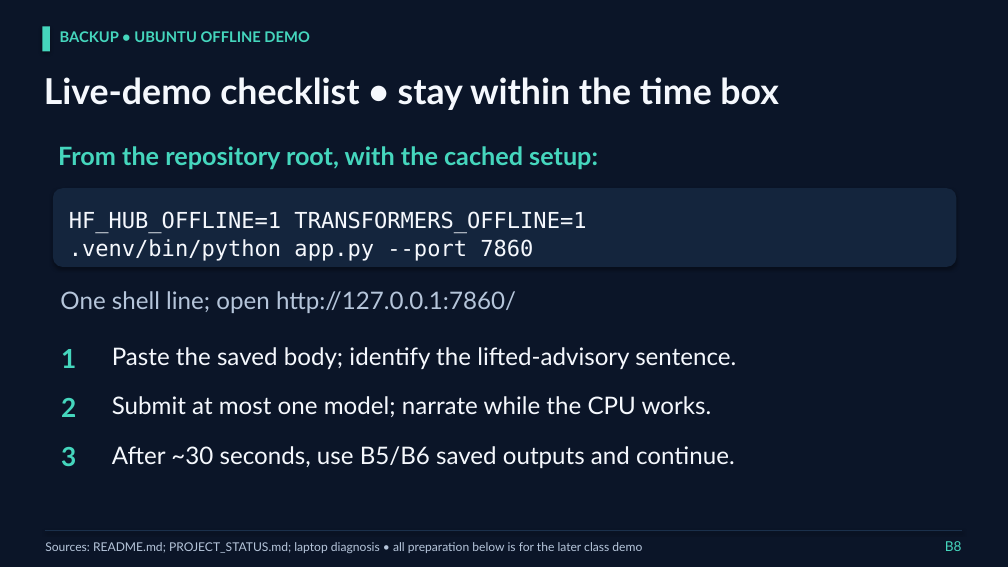
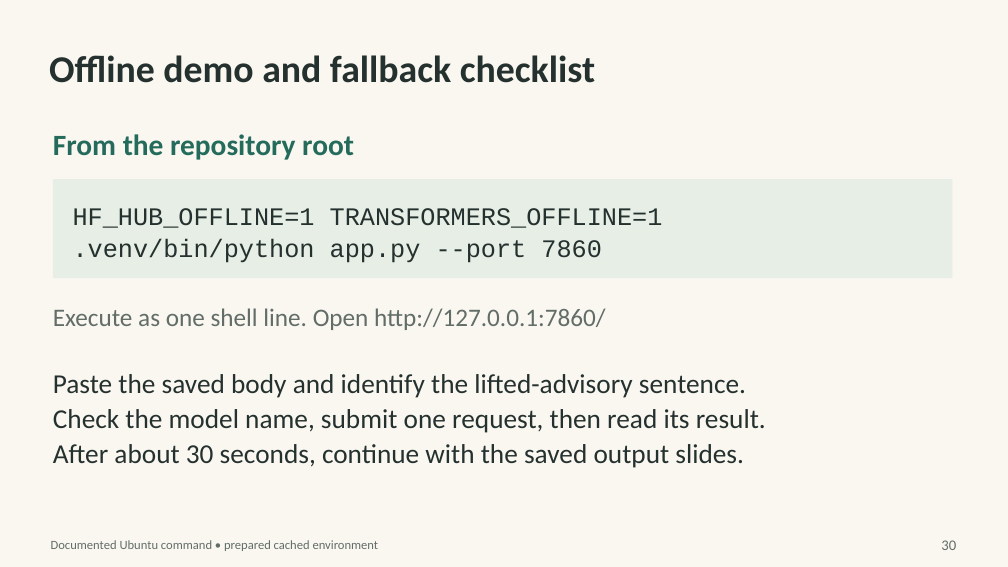
Before and after one commit to bam-maker/benchmarking-summarizer-models, a slide deck: slide 30 of presentation/Comparing_Neural_Models_for_News_Summarization.pptx (slide 18 before the commit). Drawn at 1008x567 pixels with LibreOffice and Linux fonts; fonts in the diff are those of the drawing. Boxes give left, top, right and bottom in pixels: in the first picture for what was removed or moved away, otherwise in the second. Text is boxed around its words. In the diff, an @@ line names an element or a change of style, - is before the commit and + after.

Commit message:
Redesign summarization presentation with clearer model explanations

```diff
--- a/presentation/Comparing_Neural_Models_for_News_Summarization.pptx
+++ b/presentation/Comparing_Neural_Models_for_News_Summarization.pptx
@@ background #0B1528 to #FAF7F1 @@
@@ rectangle removed at (42,26,50,51) @@
@@ text at (49,55,595,83): text changed; size 14 to 36 pt; font Lato to Calibri; text colour #45D6BD to #25312F @@
-BACKUP • UBUNTU OFFLINE DEMO
+Offline demo and fallback checklist
@@ text removed at (44,77,778,110) @@
-Live-demo checklist • stay within the time box
@@ text at (53,134,354,160): text changed; size 24 to 28 pt; font Lato to Calibri; text colour #45D6BD to #246B5C @@
-From the repository root, with the cached setup:
+From the repository root
@@ rectangle added at (53,179,953,278), fill #E7EEE6 @@
@@ rounded rectangle removed at (53,188,957,267) @@
@@ text "HF_HUB_OFFLINE=1 TRANSFORMERS_OFFLINE=1" at (73,208,663,263): size 21 to 24 pt, font DejaVu Sans Mono to Courier New, text colour #F5F8FD to #25312F; line spacing 1.08 to 1.06 @@
@@ text at (53,308,605,330): text changed; size 23 to 24 pt; font Lato to Calibri; text colour #B5C5DA to #626D68 @@
-One shell line; open http://127.0.0.1:7860/
+Execute as one shell line. Open http://127.0.0.1:7860/
@@ text removed at (61,349,76,368) @@
-1
@@ text at (53,374,766,468): text changed; size 23 to 26 pt; font Lato to Calibri; text colour #F5F8FD to #25312F @@
-Paste the saved body; identify the lifted-advisory sentence.
+Paste the saved body and identify the lifted-advisory sentence.
+Check the model name, submit one request, then read its result.
+After about 30 seconds, continue with the saved output slides.
@@ text removed at (61,398,76,417) @@
-2
@@ text removed at (112,396,712,417) @@
-Submit at most one model; narrate while the CPU works.
@@ text removed at (61,447,76,466) @@
-3
@@ text removed at (112,446,735,468) @@
-After ~30 seconds, use B5/B6 saved outputs and continue.
@@ line removed from (45, 531) to (963, 531) @@
@@ text removed at (45,542,642,553) @@
-Sources: README.md; PROJECT_STATUS.md; laptop diagnosis • all preparation below is for the later class demo
@@ text added at (51,540,379,551), 12 pt, text #626D68 @@
+Documented Ubuntu command • prepared cached environment
@@ text added at (941,540,956,550), 14 pt, text #626D68 @@
+30
@@ text removed at (945,541,962,551) @@
-B8
```
Also in this commit, not shown: 6 other slides changed, 24 slides added, 11 slides removed, 51 other files.
